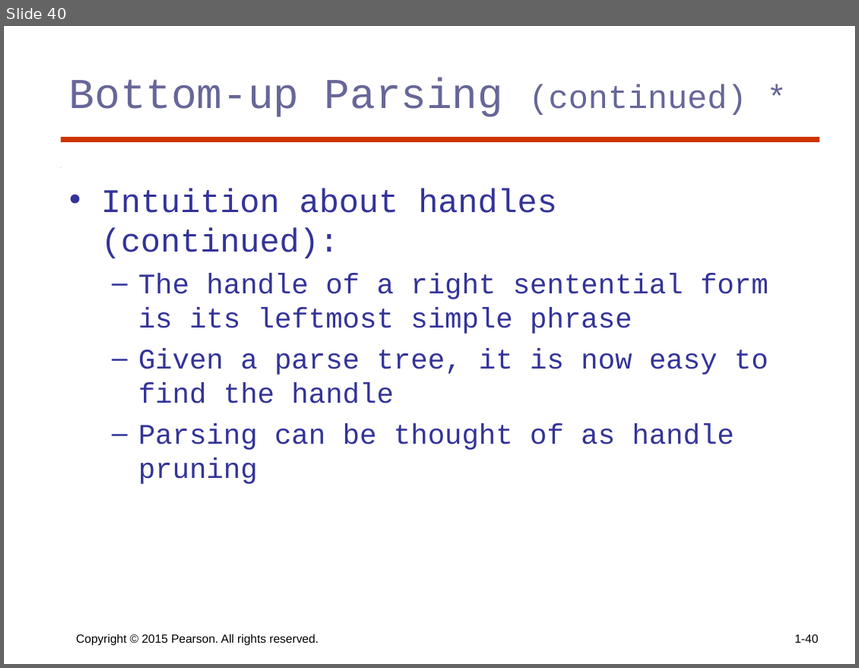
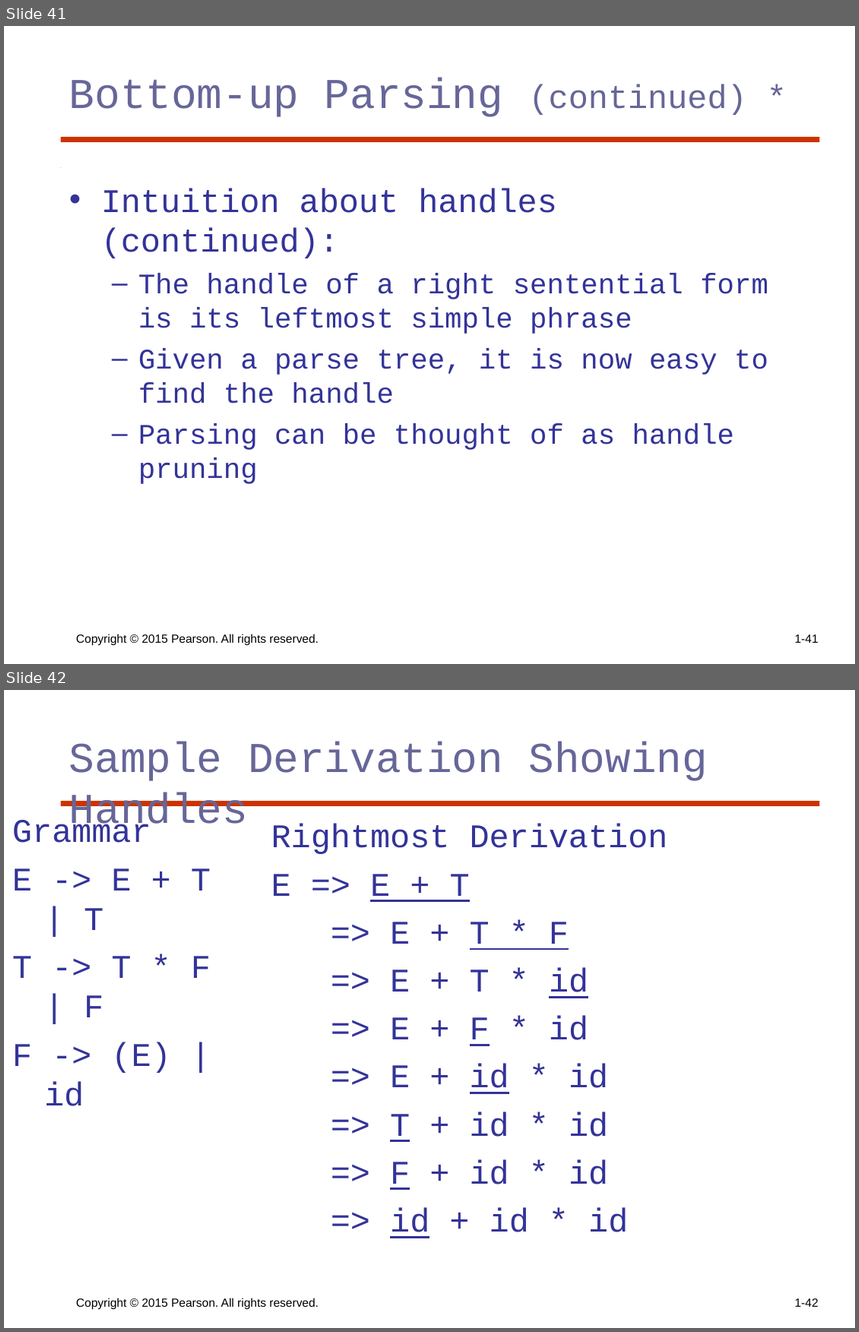
Before and after one commit to Kareithdyce/Auburn-Classes, a slide deck: Programming Language/pl11ch4.ppt. Shown one above the other, each under a label of ours: slide 40 before the commit, slides 41 and 42 after it. The pictures are 859x668 and 859x1332 pixels, drawn with LibreOffice and Linux fonts; fonts in the diff are those of the drawing. Boxes give left, top, right and bottom in pixels: in the first picture for what was removed or moved away, otherwise in the second. Text is boxed around its words. In the diff, an @@ line names an element or a change of style, - is before the commit and + after.

```diff
--- a/Programming Language/pl11ch4.ppt
+++ b/Programming Language/pl11ch4.ppt
@@ slide 42 added at box(4, 690, 855, 1328), background #FFFFFF; not listed: 2 template elements that a slide beside it also shows @@
@@ title added at box(69, 742, 708, 834), 36 pt, text #666699 @@
+Sample Derivation Showing Handles
@@ text added at box(12, 818, 211, 1106), 28 pt, text #333399 @@
+Grammar
+E -> E + T | T
+T -> T * F | F
+F -> (E) | id
@@ text added at box(272, 824, 668, 1239), 28 pt, text #333399 @@
+Rightmost Derivation
+E => E + T
+=> E + T * F
+=> E + T * id
+=> E + F * id
+=> E + id * id
+=> T + id * id
+=> F + id * id
+=> id + id * id
@@ text added at box(76, 1298, 319, 1309), 10 pt, text #000000 @@
+Copyright © 2015 Pearson. All rights reserved.
@@ page number added at box(795, 1299, 819, 1307), 10 pt, text #000000 @@
+1-42
@@ what was slide 40 is now slide 41 @@
@@ page number at box(795, 635, 819, 643): text changed @@
-1-40
+1-41
```
Also in this commit, not shown: 4 slides changed, 1 other slide added, 2 slides removed, 5 other files.
